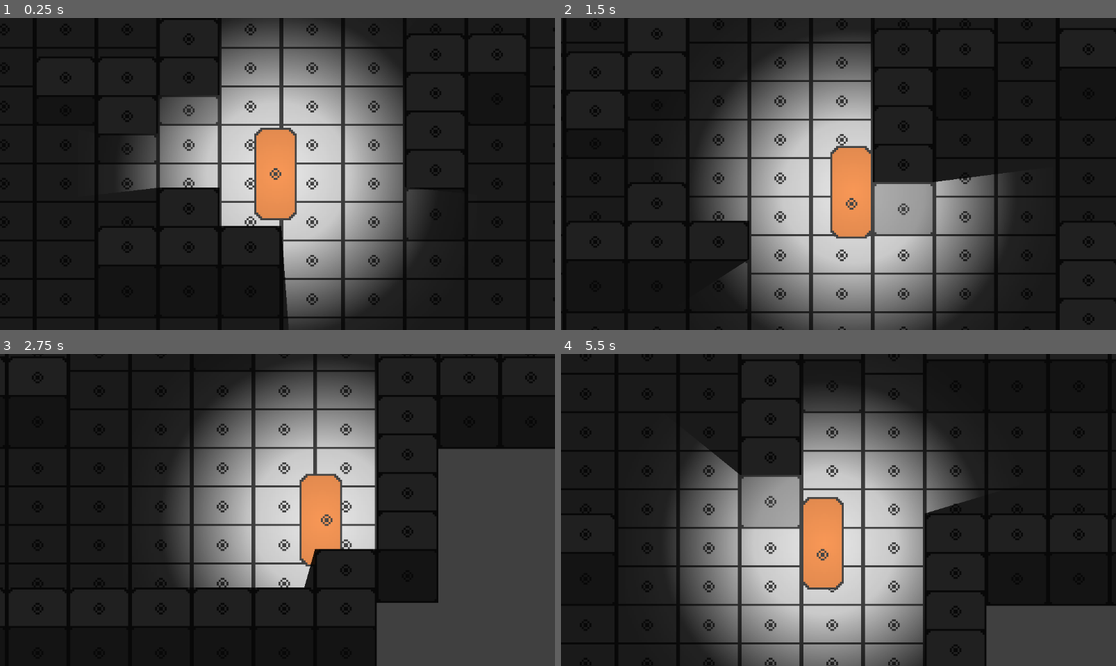
Above: before the commit, frames 1-4 (two rows, left to right).
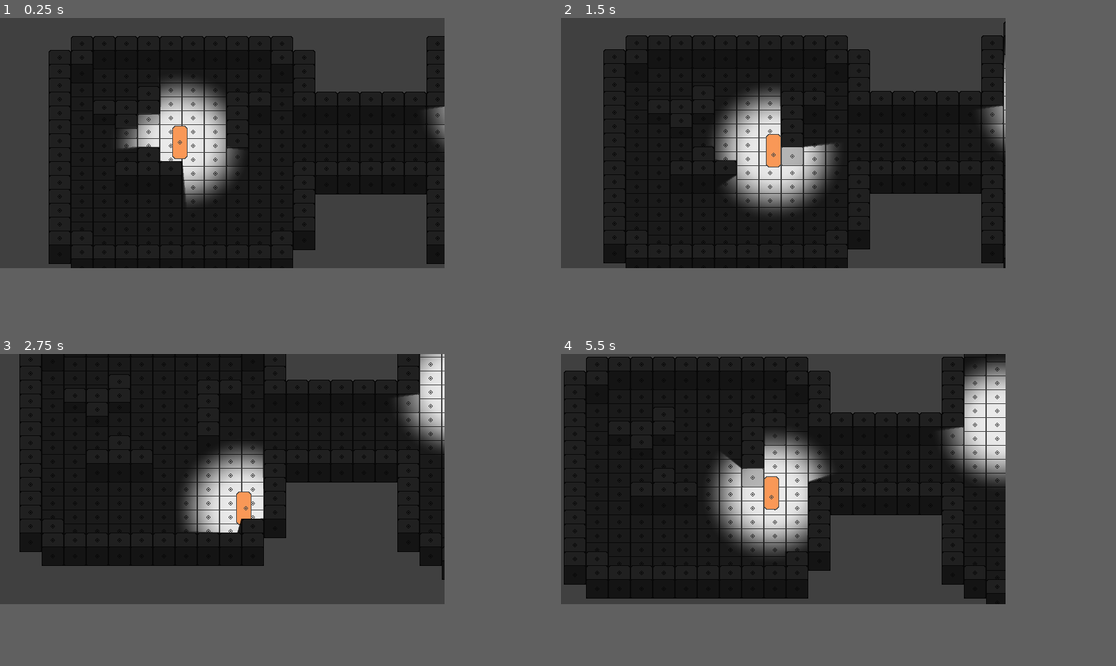
Above: after the commit, the same moments.

Repository: YugamiShinku/space_defender
Game: Godot game, scene res://scenes/white_box.tscn
Same seed, same stepped clock (60 frames per second), same inputs: the game is played once before the commit and once after it.
Inputs:
- Up to frame 1 (0.25 s): no input
- Up to frame 2 (1.5 s): hold D (move_right) 0.53-1.28 s; hold S (move_down) from 1.28 s (still down)
- Up to frame 3 (2.75 s): release S (move_down) at 2.03 s; hold D (move_right) from 2.03 s (still down)
- Up to frame 4 (5.5 s): release D (move_right) at 2.78 s; hold W (move_up) 2.78-3.53 s; hold A (move_left) 3.53-5.03 s; hold S (move_down) from 5.03 s (still down)
In our replay, the window is 799x449 before the commit and 640x360 after it. These sizes can differ from the game's own. Grey fills any space a smaller window leaves; there, only what the larger window draws over its background counts as a difference.

The runs differ from the first frame. In frame 1, 39% of the frame differs, in the area x 0-81%, y 0-100%; in frame 2, 44%; in frame 3, 54%, in the area x 0-100%, y 0-100%; in frame 4, 44%.

Commit message:
smoothed shadows; pixel perfect

Diff:
--- a/project.godot
+++ b/project.godot
@@ -14,6 +14,12 @@
 run/main_scene="uid://bdf8lrfvpdl88"
 config/features=PackedStringArray("4.4", "Forward Plus")
 config/icon="res://assets/icon.svg"
+
+[display]
+
+window/size/viewport_width=640
+window/size/viewport_height=360
+window/stretch/mode="viewport"
 
 [input]
 
--- /dev/null
+++ b/scenes/viewport.tscn
@@ -0,0 +1,17 @@
+[gd_scene load_steps=2 format=3 uid="uid://c463v7vmjarhn"]
+
+[ext_resource type="PackedScene" uid="uid://bdf8lrfvpdl88" path="res://scenes/white_box.tscn" id="1_b48us"]
+
+[node name="Node2D" type="Node2D"]
+
+[node name="SubViewportContainer" type="SubViewportContainer" parent="."]
+custom_minimum_size = Vector2(640, 360)
+offset_right = 40.0
+offset_bottom = 40.0
+scale = Vector2(3, 3)
+
+[node name="SubViewport" type="SubViewport" parent="SubViewportContainer"]
+size = Vector2i(640, 360)
+
+[node name="Node2D" parent="SubViewportContainer/SubViewport" instance=ExtResource("1_b48us")]
+position = Vector2(58, 8)
--- a/scenes/white_box.tscn
+++ b/scenes/white_box.tscn
@@ -36,7 +36,8 @@
 sources/0 = SubResource("TileSetAtlasSource_iyf3d")
 
 [sub_resource type="Gradient" id="Gradient_4mfkd"]
-offsets = PackedFloat32Array(0, 0.25431, 0.577586, 0.75431)
+interpolation_mode = 2
+offsets = PackedFloat32Array(0.168103, 0.349138, 0.655172, 1)
 colors = PackedColorArray(1, 1, 1, 1, 0.840237, 0.840237, 0.840237, 1, 0.0400113, 0.0400113, 0.0400113, 1, 0, 0, 0, 1)
 
 [sub_resource type="GradientTexture2D" id="GradientTexture2D_fqctn"]
@@ -186,12 +187,12 @@
 [node name="PointLight2D" type="PointLight2D" parent="CharacterBody2D"]
 position = Vector2(1, 0)
 shadow_enabled = true
-shadow_filter_smooth = 23.0
+shadow_filter = 1
+shadow_filter_smooth = 2.0
 texture = SubResource("GradientTexture2D_fqctn")
 
 [node name="Camera2D" type="Camera2D" parent="CharacterBody2D"]
-position = Vector2(1, 0)
-zoom = Vector2(4, 4)
+position = Vector2(1, 1)
 limit_left = -250
 limit_top = -250
 limit_right = 750
@@ -225,7 +226,8 @@
 color = Color(0.12549, 0.12549, 0.12549, 1)
 
 [node name="PointLight2D" type="PointLight2D" parent="."]
-position = Vector2(440, -67)
+position = Vector2(441, -60)
 shadow_enabled = true
-shadow_filter_smooth = 23.0
+shadow_filter = 1
+shadow_filter_smooth = 2.0
 texture = SubResource("GradientTexture2D_fqctn")
